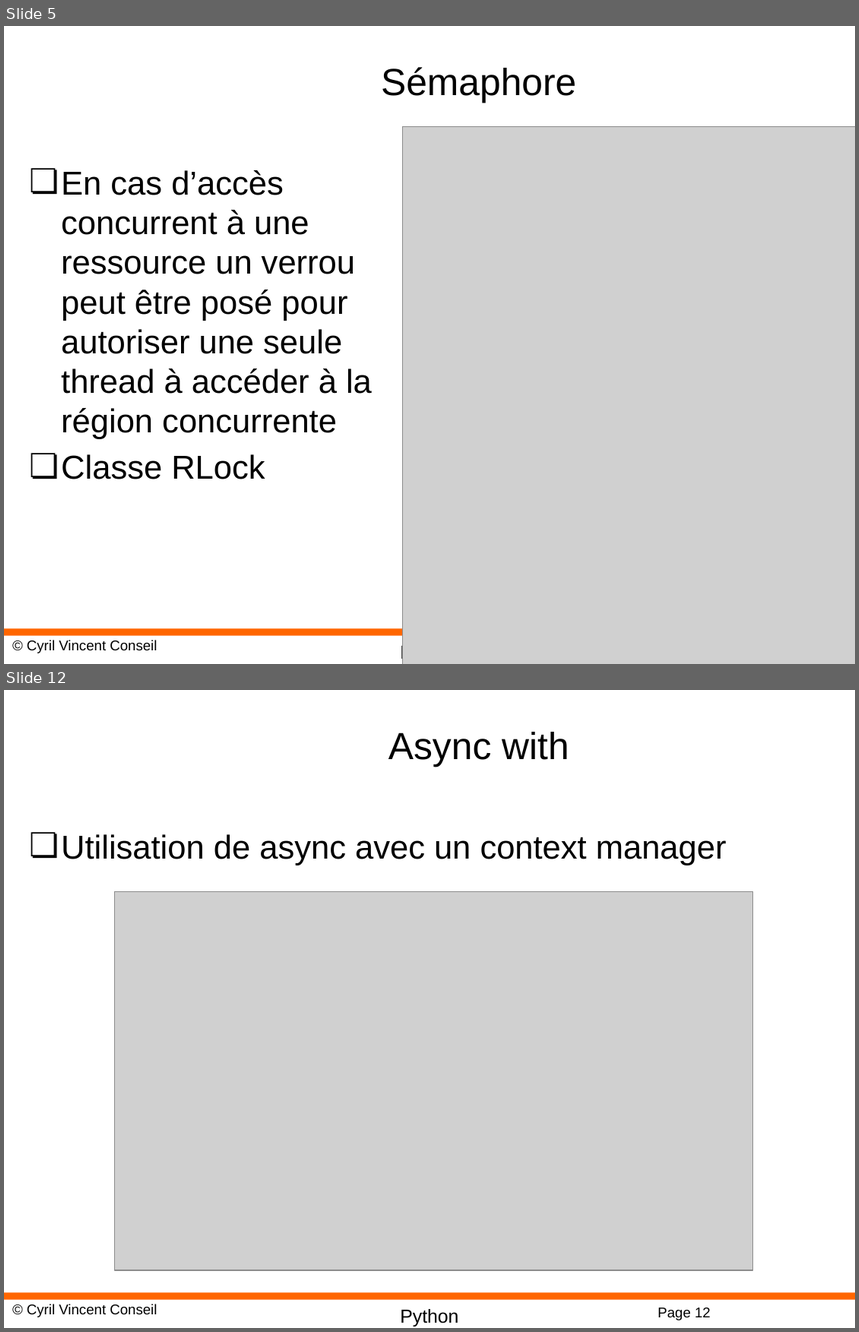
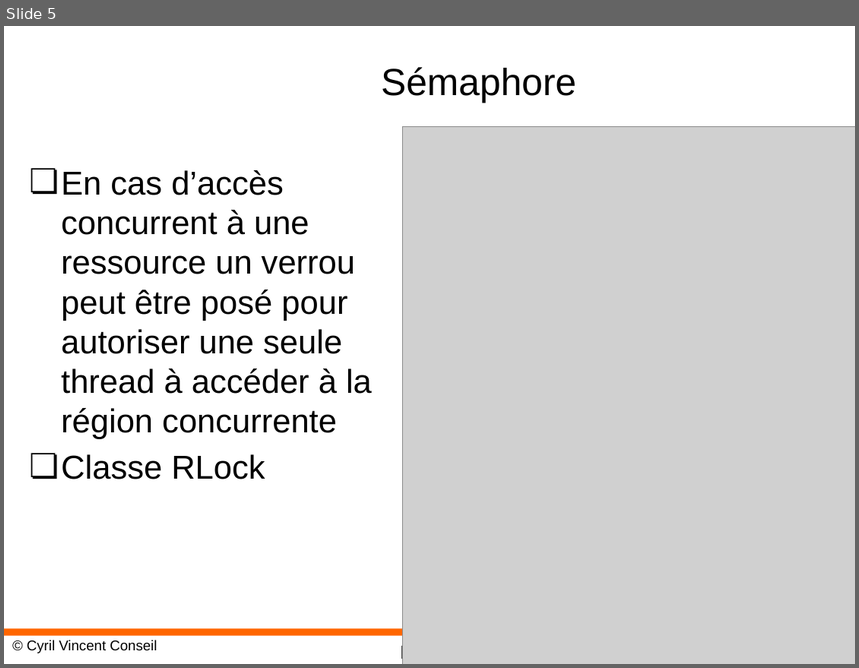
Before and after one commit to cyrilvincent/python-advanced, a slide deck: PPT/Python21-Threading.pptx. Shown one above the other, each under a label of ours: slides 5 and 12 before the commit, slide 5 after it; the slides between them are not shown. The pictures are 859x1332 and 859x668 pixels, drawn with LibreOffice and Linux fonts; fonts in the diff are those of the drawing; grey boxes stand for pictures; background and template pictures are left out. Boxes give left, top, right and bottom in pixels: in the first picture for what was removed or moved away, otherwise in the second. Text is boxed around its words. In the diff, an @@ line names an element or a change of style, - is before the commit and + after.

```diff
--- a/PPT/Python21-Threading.pptx
+++ b/PPT/Python21-Threading.pptx
@@ slide 12 removed at (x1=4, y1=690, x2=855, y2=1328), background #FFFFFF; not listed: 3 template elements that a slide beside it also shows @@
@@ title removed at (x1=389, y1=732, x2=569, y2=767) @@
-Async with
@@ text removed at (x1=61, y1=834, x2=727, y2=866) @@
-❏ Utilisation de async avec un context manager
@@ picture removed at (x1=115, y1=891, x2=753, y2=1271) @@
@@ page number removed at (x1=658, y1=1308, x2=711, y2=1321) @@
-Page 12
```
Also in this commit, not shown: 1 slide added, 6 other slides removed, 33 other files.
